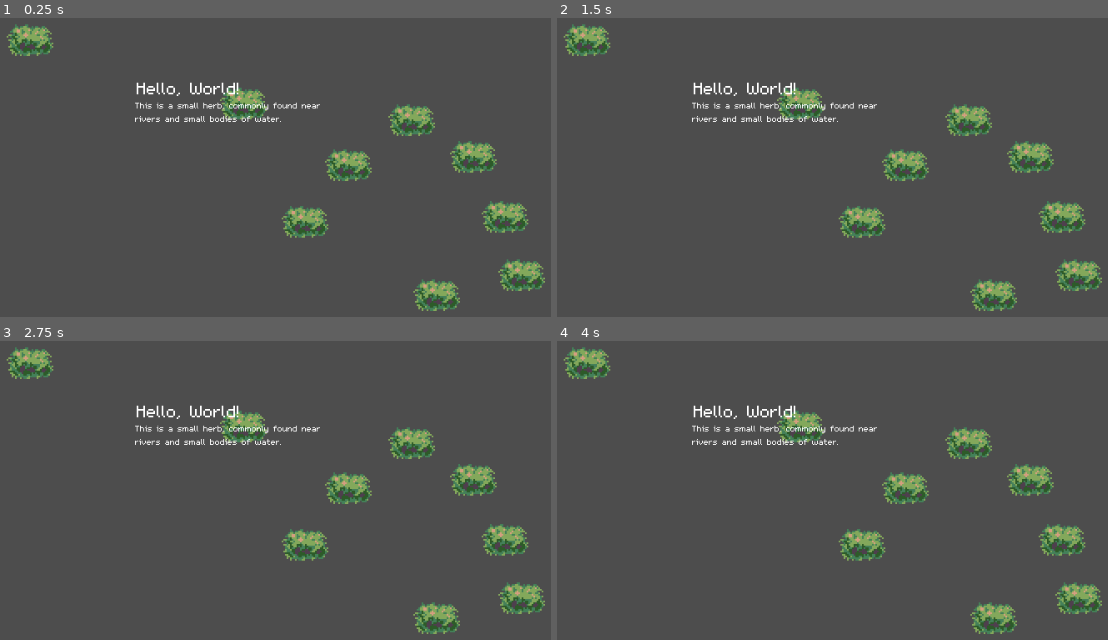
Above: before the commit, frames 1-4 (two rows, left to right).
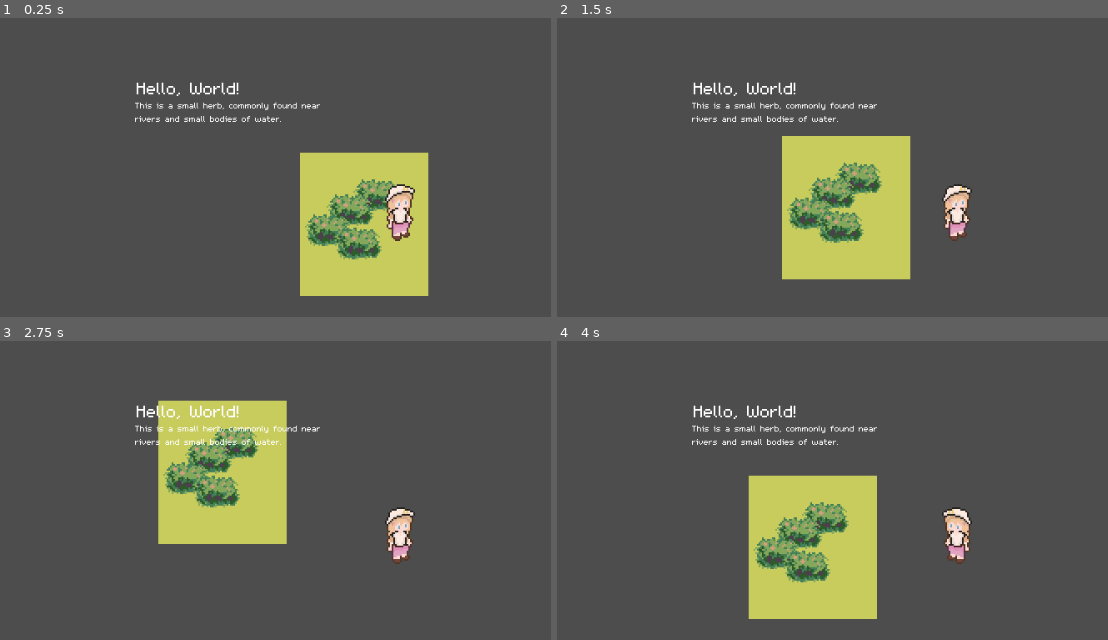
Above: after the commit, the same moments.

Repository: Jelmerrr/Flask-and-Fortune
Game: Godot game, scene res://Scenes/Placeholder/visual_handler.tscn
Two runs of this game, one before a commit and one after it. Both use one fixed random seed, a clock stepped at 60 frames per second and the inputs below.
Inputs:
- Up to frame 1 (0.25 s): no input
- Up to frame 2 (1.5 s): tap Enter at 0.5 s; hold Right (ui_right) 0.53-1.28 s; hold Down (ui_down) from 1.28 s (still down)
- Up to frame 3 (2.75 s): release Down (ui_down) at 2.03 s; hold Right (ui_right) from 2.03 s (still down)
- Up to frame 4 (4 s): release Right (ui_right) at 2.78 s; hold Up (ui_up) 2.78-3.53 s; hold Left (ui_left) from 3.53 s (still down)

The runs differ from the first frame. In frame 1, 16% of the frame differs, in the area x 1-99%, y 2-98%; in frame 2, 16%; in frame 3, 17%; in frame 4, 17%.

Commit message:
Basic player controller ported

Diff:
--- /dev/null
+++ b/Scenes/Placeholder/player_controller.tscn
@@ -0,0 +1,29 @@
+[gd_scene load_steps=5 format=3 uid="uid://b8faxx5uxnkkb"]
+
+[ext_resource type="Script" uid="uid://ysxak25d4qnd" path="res://Scripts/Player/PlayerController.gd" id="1_4r0g5"]
+[ext_resource type="Texture2D" uid="uid://dncvuejp0iy4r" path="res://Assets/Sprites/Character Sprites/PlaceholderCharacter.png" id="1_l0131"]
+
+[sub_resource type="SpriteFrames" id="SpriteFrames_4r0g5"]
+animations = [{
+"frames": [{
+"duration": 1.0,
+"texture": ExtResource("1_l0131")
+}],
+"loop": true,
+"name": &"default",
+"speed": 5.0
+}]
+
+[sub_resource type="RectangleShape2D" id="RectangleShape2D_0n270"]
+size = Vector2(20, 7)
+
+[node name="PlayerController" type="CharacterBody2D"]
+script = ExtResource("1_4r0g5")
+
+[node name="AnimatedSprite2D" type="AnimatedSprite2D" parent="."]
+sprite_frames = SubResource("SpriteFrames_4r0g5")
+offset = Vector2(0, -18)
+
+[node name="CollisionShape2D" type="CollisionShape2D" parent="."]
+position = Vector2(0, -3.5)
+shape = SubResource("RectangleShape2D_0n270")
--- a/Scenes/Placeholder/test_environment.tscn
+++ b/Scenes/Placeholder/test_environment.tscn
@@ -1,48 +1,55 @@
-[gd_scene load_steps=2 format=3 uid="uid://c8428k051oqmk"]
+[gd_scene load_steps=5 format=3 uid="uid://c8428k051oqmk"]
 
+[ext_resource type="PackedScene" uid="uid://b8faxx5uxnkkb" path="res://Scenes/Placeholder/player_controller.tscn" id="1_3ileo"]
 [ext_resource type="Texture2D" uid="uid://blv3c2sjdg70f" path="res://Assets/Sprites/World Object Sprites/Clutter/Placeholder Bush.png" id="1_gfb6r"]
 
+[sub_resource type="Gradient" id="Gradient_3ileo"]
+offsets = PackedFloat32Array(1)
+colors = PackedColorArray(0.78431374, 0.8, 0.3647059, 1)
+
+[sub_resource type="GradientTexture1D" id="GradientTexture1D_ephj6"]
+gradient = SubResource("Gradient_3ileo")
+
 [node name="Test Environment" type="Node2D"]
+y_sort_enabled = true
 
-[node name="Camera2D" type="Camera2D" parent="."]
+[node name="PlayerController" parent="." instance=ExtResource("1_3ileo")]
+y_sort_enabled = true
+
+[node name="Visual Camera" type="Camera2D" parent="PlayerController"]
+y_sort_enabled = true
 editor_draw_screen = false
 
-[node name="Screen Drawer" type="Camera2D" parent="Camera2D"]
+[node name="Camera Size Drawer" type="Camera2D" parent="PlayerController/Visual Camera"]
+y_sort_enabled = true
 enabled = false
 zoom = Vector2(2, 2)
 
 [node name="PlaceholderBush" type="Sprite2D" parent="."]
-position = Vector2(-57, -15)
+y_sort_enabled = true
+position = Vector2(-43, 0)
 texture = ExtResource("1_gfb6r")
+offset = Vector2(0, -10)
+
+[node name="PlaceholderBush2" type="Sprite2D" parent="."]
+y_sort_enabled = true
+position = Vector2(-30, -12)
+texture = ExtResource("1_gfb6r")
+offset = Vector2(0, -10)
+
+[node name="PlaceholderBush3" type="Sprite2D" parent="."]
+y_sort_enabled = true
+position = Vector2(-25, 8)
+texture = ExtResource("1_gfb6r")
+offset = Vector2(0, -10)
 
 [node name="PlaceholderBush4" type="Sprite2D" parent="."]
-position = Vector2(-31, -49)
+y_sort_enabled = true
+position = Vector2(-14, -21)
 texture = ExtResource("1_gfb6r")
+offset = Vector2(0, -10)
 
-[node name="PlaceholderBush5" type="Sprite2D" parent="."]
-position = Vector2(22, 29)
-texture = ExtResource("1_gfb6r")
-
-[node name="PlaceholderBush7" type="Sprite2D" parent="."]
-position = Vector2(73, 17)
-texture = ExtResource("1_gfb6r")
-
-[node name="PlaceholderBush6" type="Sprite2D" parent="."]
-position = Vector2(44, -54)
-texture = ExtResource("1_gfb6r")
-
-[node name="PlaceholderBush2" type="Sprite2D" parent="."]
-position = Vector2(7, -76)
-texture = ExtResource("1_gfb6r")
-
-[node name="PlaceholderBush8" type="Sprite2D" parent="."]
-position = Vector2(-94, -86)
-texture = ExtResource("1_gfb6r")
-
-[node name="PlaceholderBush9" type="Sprite2D" parent="."]
-position = Vector2(-222, -124)
-texture = ExtResource("1_gfb6r")
-
-[node name="PlaceholderBush3" type="Sprite2D" parent="."]
-position = Vector2(63, -18)
-texture = ExtResource("1_gfb6r")
+[node name="Sprite2D" type="Sprite2D" parent="."]
+position = Vector2(-22.5, -52.999996)
+scale = Vector2(0.30078125, 85.99999)
+texture = SubResource("GradientTexture1D_ephj6")
--- /dev/null
+++ b/Scripts/Player/PlayerController.gd
@@ -0,0 +1,14 @@
+extends CharacterBody2D
+
+@onready var animated_sprite_2d: AnimatedSprite2D = $AnimatedSprite2D
+
+var speed = 60  # speed in pixels/sec
+var accel = 32
+
+
+func _physics_process(delta):
+	var direction = Input.get_vector("ui_left", "ui_right", "ui_up", "ui_down")
+	velocity = lerp(velocity, direction * speed, delta * accel)
+	if direction.x <= 0:
+		animated_sprite_2d.flip_h=direction.x
+	move_and_slide()
--- a/project.godot
+++ b/project.godot
@@ -40,3 +40,4 @@
 [rendering]
 
 textures/canvas_textures/default_texture_filter=0
+2d/snap/snap_2d_transforms_to_pixel=true
Binary file added: Assets/Sprites/Character Sprites/PlaceholderCharacter.aseprite
Binary file added: Assets/Sprites/Character Sprites/PlaceholderCharacter.png
Not shown, added: Assets/Sprites/Character Sprites/PlaceholderCharacter.png.import
Not shown, added: Scripts/Player/PlayerController.gd.uid
